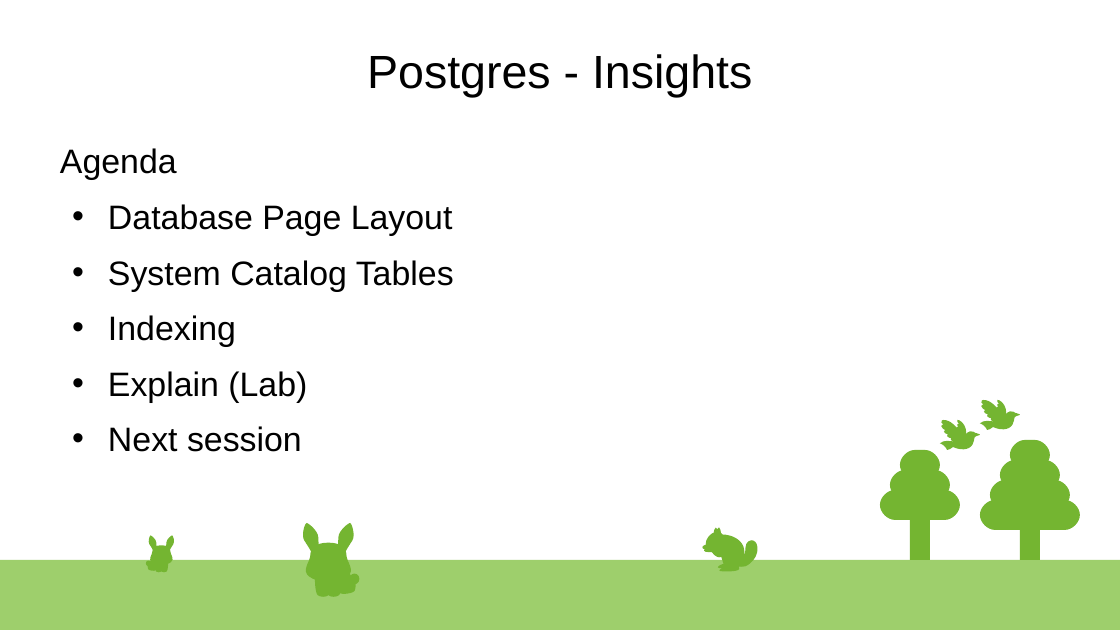
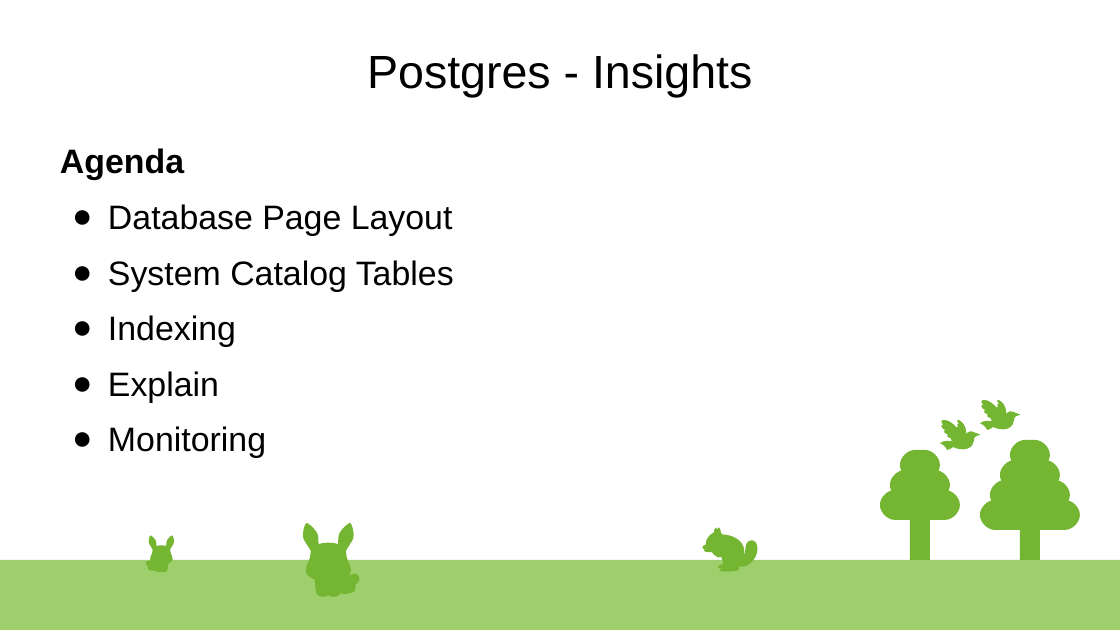
Before and after one commit to rsibanez89/postgres-indexing, a slide deck: slide 1 of Presentation.odp. Drawn at 1120x630 pixels with LibreOffice and Linux fonts; fonts in the diff are those of the drawing. Boxes give left, top, right and bottom in pixels: in the first picture for what was removed or moved away, otherwise in the second. Text is boxed around its words. In the diff, an @@ line names an element or a change of style, - is before the commit and + after.

```diff
--- a/Presentation.odp
+++ b/Presentation.odp
@@ text at bbox=[60, 148, 454, 347]: bold on in "Agenda"; bullet • to ● @@
@@ text at bbox=[108, 371, 266, 458]: text changed @@
-• Explain (Lab)
-• Next session
+● Explain
+● Monitoring
```
Also in this commit, not shown: 12 other slides changed, 5 slides added.
